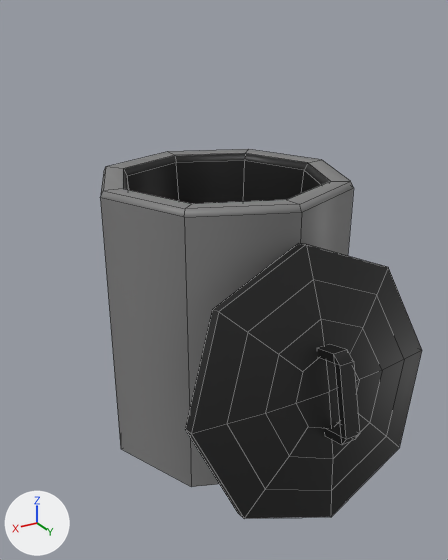
An edit to the FBX model project/Assets/Models/SM_RubbishBin.fbx, drawn before and after from the same camera.
Both versions are drawn from a 50 mm lens placed at (0.681, 1.14, 0.938), pointed at (0.058, 0.102, 0.419). Arrows for +X, +Y and +Z are at lower left; the lights stay in place. Mesh edges are drawn as thin lines.

Objects in the first picture: 'SM_RubbishBin'.
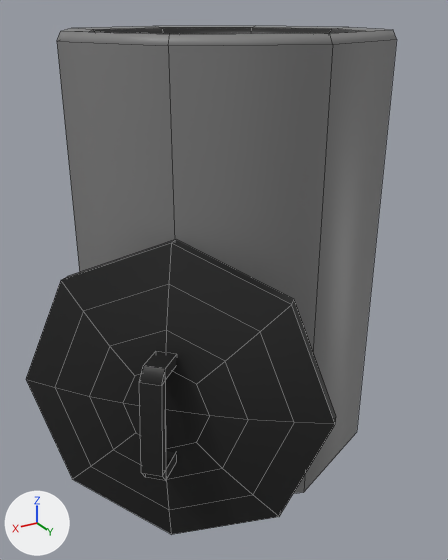
Commit message: rubbish bin tall

Boxes (x1, y1, x2, y2) around the edits, measured in the pictures (448 x 560 px; the box of a moved part takes in the faces that stretch with it):
```json
{"object": "SM_RubbishBin", "change": "reshaped, turned, rescaled", "before": [101, 149, 422, 518], "after": [26, 26, 397, 534]}
{"part": 1, "of": "me_mesh", "change": "moved or reshaped", "before": [185, 244, 422, 518], "after": [26, 240, 336, 534]}
{"part": 2, "of": "me_mesh", "change": "moved or reshaped", "before": [318, 344, 360, 445], "after": [139, 352, 176, 481]}
{"part": 3, "of": "me_mesh", "change": "moved or reshaped", "before": [101, 149, 354, 487], "after": [57, 26, 397, 493]}
```

Edits to the scene script, one JSON object a line:
```json
{"block": "me_mesh", "where": "me_mesh.from_pydata(...)  # 111 vertices, 102 faces; spans x -27.9..27.9, y 0.0..61.9, z -46.3..27.9"}
{"block": "me_mesh", "where": "# used by ob_sm_rubbishbin; location = (0.0, 0.0, 0.0); rotation_euler = (1.571, 0.0, 0.0), in degrees (90, 0, 0); scale = (0.01, 0.01, 0.01)"}
{"block": "me_mesh", "change": "me_mesh part 1: the loose piece of 41 vertices spanning x -27.9..27.9, y 0.0..55.0, z -42.4..-27.6 is multiplied about its middle by the matrix ((0.873, 0.0, 0.0), (0.0, 0.868, 0.1), (0.0, -0.141, 0.989)), then moved by (-0.2, -3.0, 3.5)"}
{"block": "me_mesh", "change": "me_mesh part 2: the loose piece of 20 vertices spanning x -1.6..1.6, y 19.6..38.0, z -46.3..-36.4 is turned -7.4 degrees about the x axis through its middle, then moved by (-0.2, -3.8, 3.4)"}
{"block": "me_mesh", "change": "me_mesh part 3: all 32 vertices in x -27.9..27.9, y 60.0..61.9, z -27.9..27.9 are moved by (0.0, 13.9, 0.0)"}
{"op": "set", "path": "ob_sm_rubbishbin.rotation_euler", "old": "(1.571, 0.0, 0.0)", "new": "(1.571, 0.0, -0.785)", "note": "degrees (90, 0, 0) -> degrees (90, 0, -45)"}
{"op": "set", "path": "ob_sm_rubbishbin.scale", "old": "(0.01, 0.01, 0.01)", "new": "(0.012, 0.012, 0.012)"}
```
